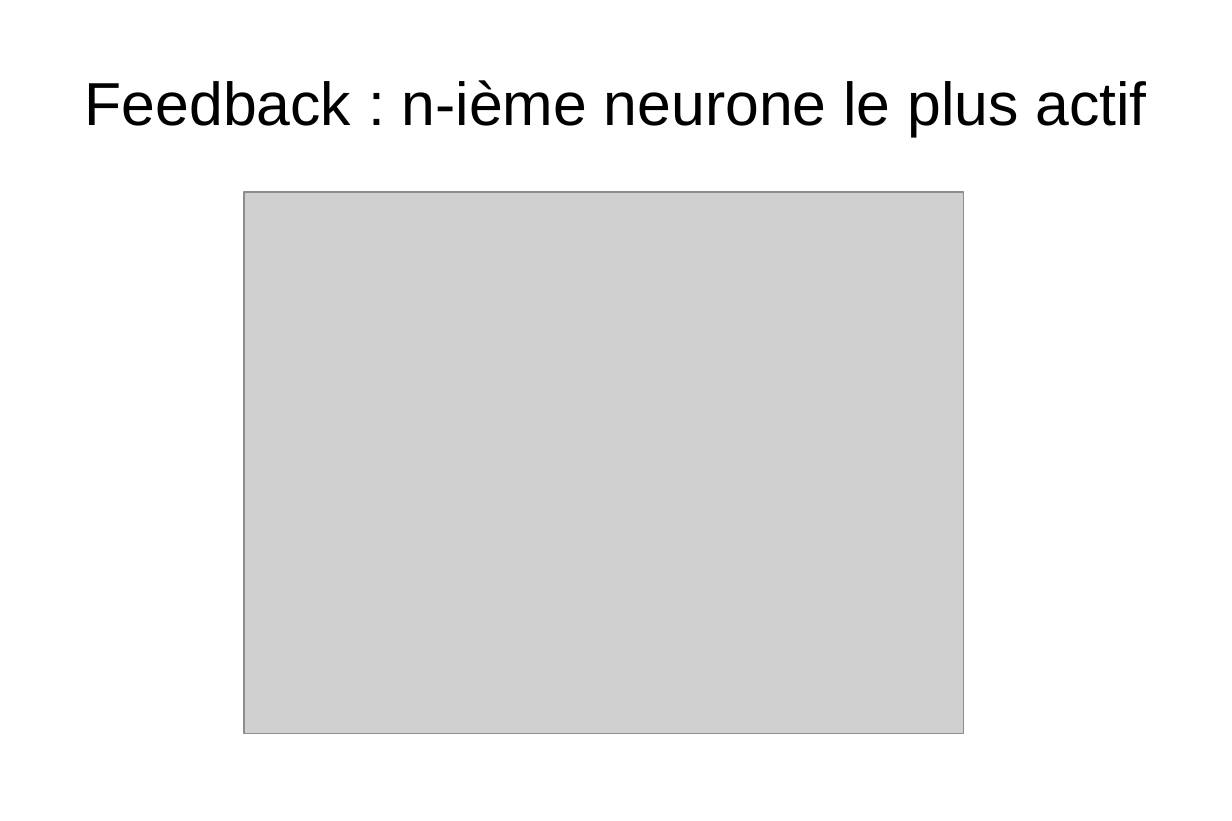
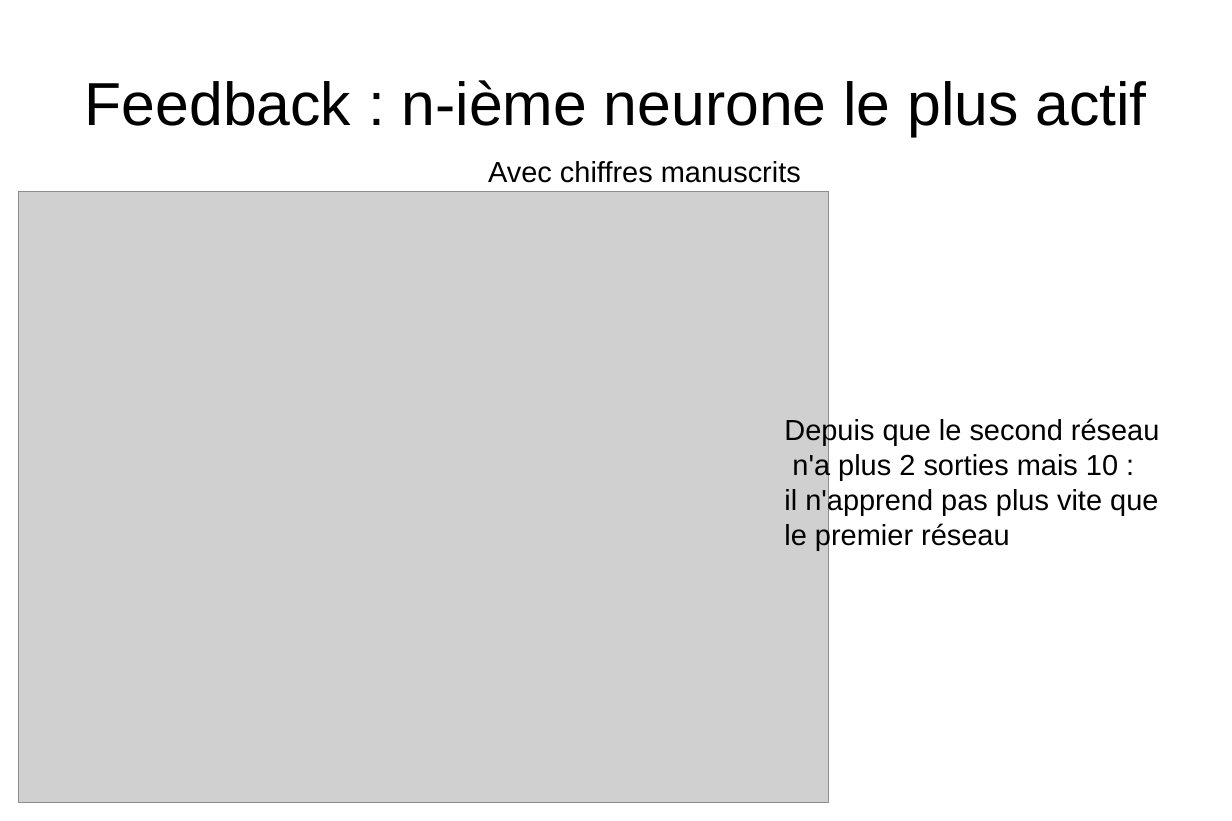
Before and after one commit to matthieu637/anne, a slide deck: slide 18 of exp/pre-presentation/pre-presentation.odp (slide 15 before the commit). Drawn at 1232x821 pixels with LibreOffice and Linux fonts; fonts in the diff are those of the drawing; grey boxes stand for pictures. Boxes give left, top, right and bottom in pixels: in the first picture for what was removed or moved away, otherwise in the second. Text is boxed around its words. In the diff, an @@ line names an element or a change of style, - is before the commit and + after.

```diff
--- a/exp/pre-presentation/pre-presentation.odp
+++ b/exp/pre-presentation/pre-presentation.odp
@@ text added at [488,161,801,183], 18 pt, text #000000 @@
+Avec chiffres manuscrits
@@ picture: place and size @@
-picture at [245,192,964,735]
+picture at [19,191,829,802]
@@ text added at [784,418,1160,550], 18 pt, text #000000 @@
+Depuis que le second réseau
+n'a plus 2 sorties mais 10 :
+il n'apprend pas plus vite que
+le premier réseau
```
Also in this commit, not shown: 10 other slides changed, 6 slides added, 2 slides removed, 1 other file.
